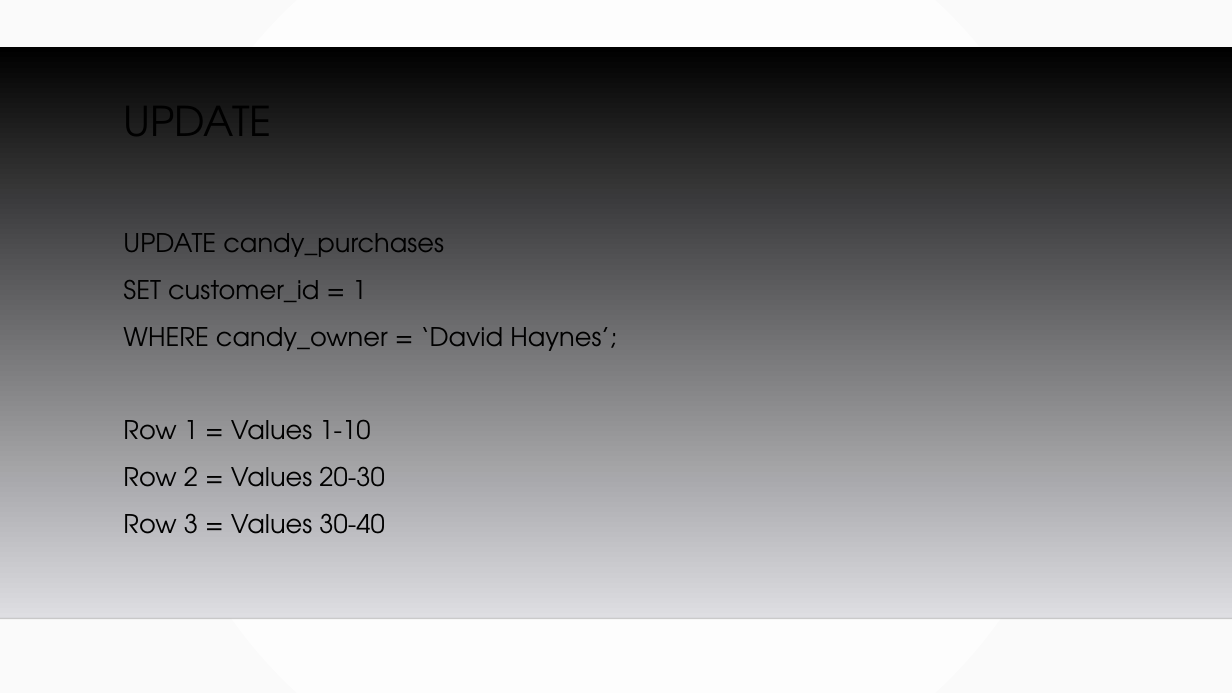
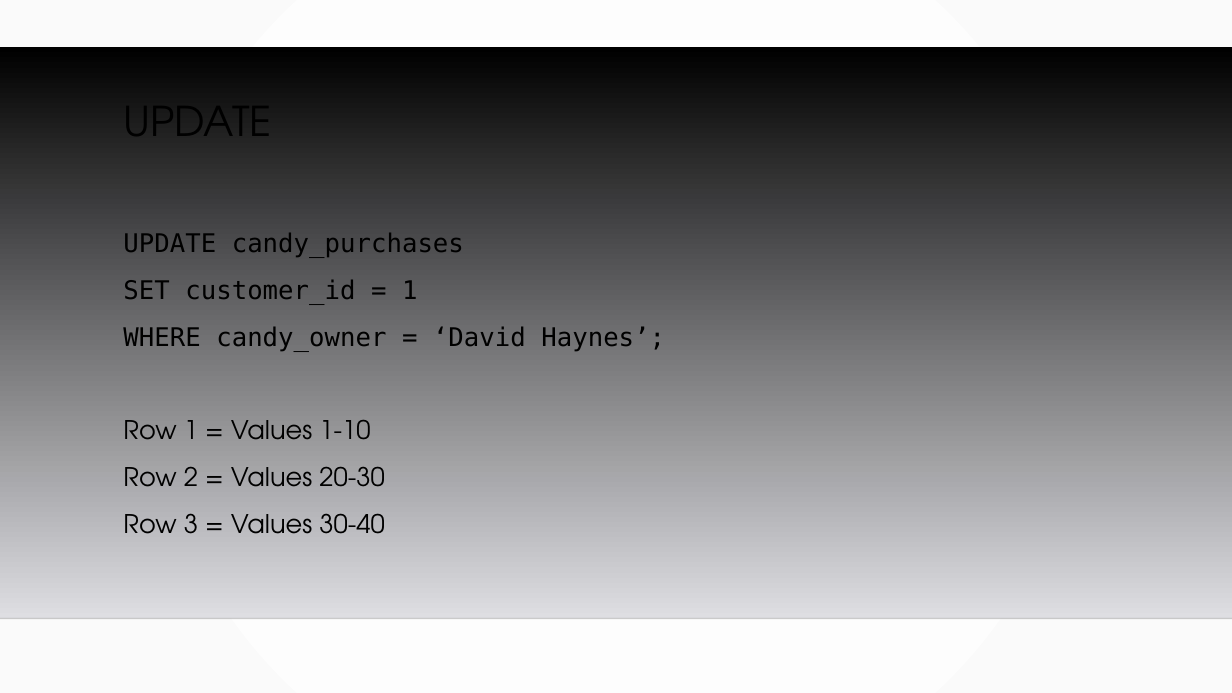
Before and after one commit to MGIS-UMN/GIS5577_week3, a slide deck: slide 18 of Database_Management.odp (slide 17 before the commit). Drawn at 1232x693 pixels with LibreOffice and Linux fonts; fonts in the diff are those of the drawing; background and template pictures are left out. Boxes give left, top, right and bottom in pixels: in the first picture for what was removed or moved away, otherwise in the second. Text is boxed around its words. In the diff, an @@ line names an element or a change of style, - is before the commit and + after.

```diff
--- a/Database_Management.odp
+++ b/Database_Management.odp
@@ text at [123, 233, 665, 351]: font TeX Gyre Adventor to DejaVu Sans Mono in "UPDATE candy_purchases", "SET customer_id = 1", "WHERE candy_owner = ‘David Haynes’;" @@
```
Also in this commit, not shown: 2 other slides changed, 5 slides added, 1 other file.
